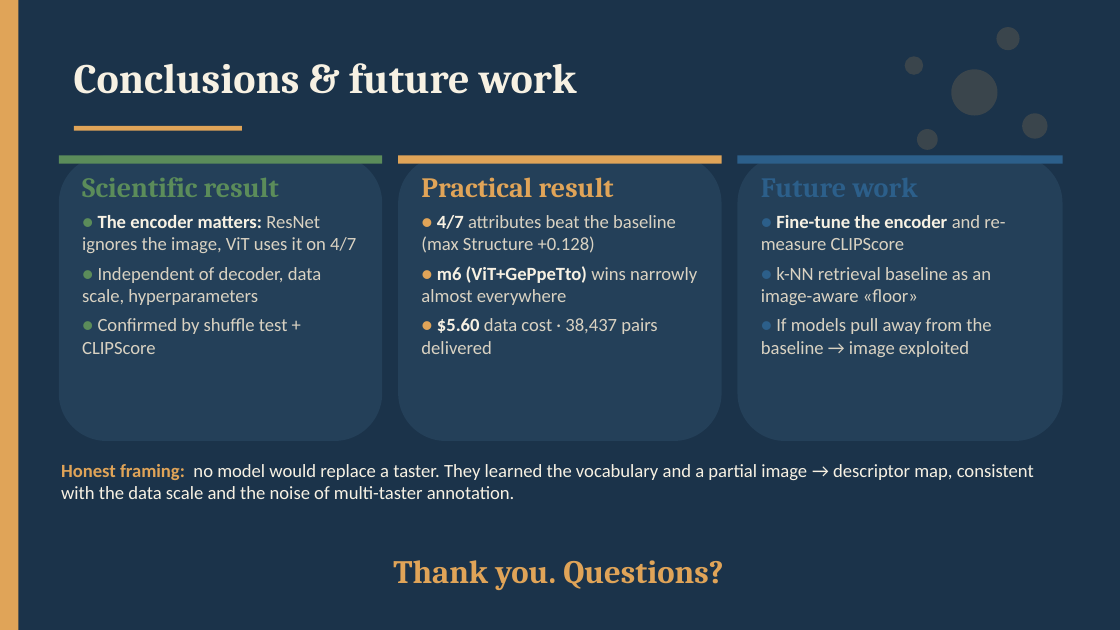
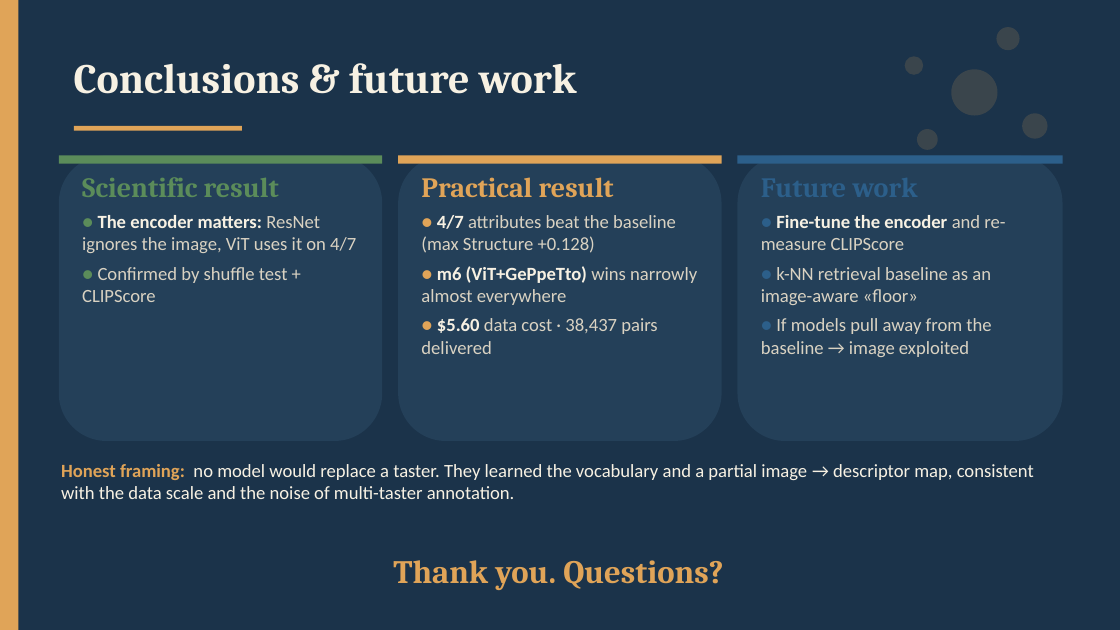
Before and after one commit to panciut/Cheese, a slide deck: slide 28 of presentation/Trentingrana_Captioning_EN.pptx (slide 30 before the commit). Drawn at 1120x630 pixels with LibreOffice and Linux fonts; fonts in the diff are those of the drawing. Boxes give left, top, right and bottom in pixels: in the first picture for what was removed or moved away, otherwise in the second. Text is boxed around its words. In the diff, an @@ line names an element or a change of style, - is before the commit and + after.

```diff
--- a/presentation/Trentingrana_Captioning_EN.pptx
+++ b/presentation/Trentingrana_Captioning_EN.pptx
@@ text at box(82, 267, 321, 305): paragraph removed @@
-● Independent of decoder, data scale, hyperparameters
```
Also in this commit, not shown: 2 other slides changed, 3 other files.
